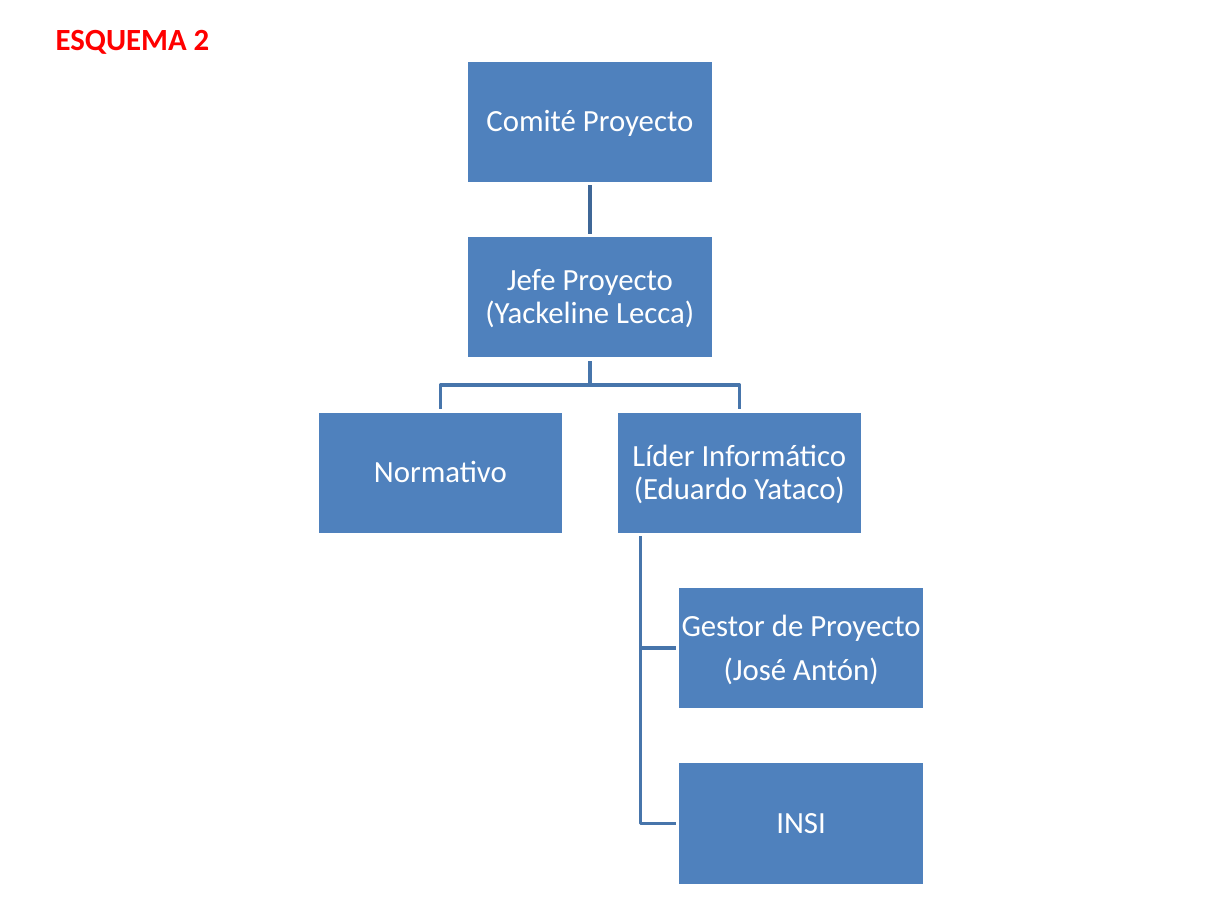
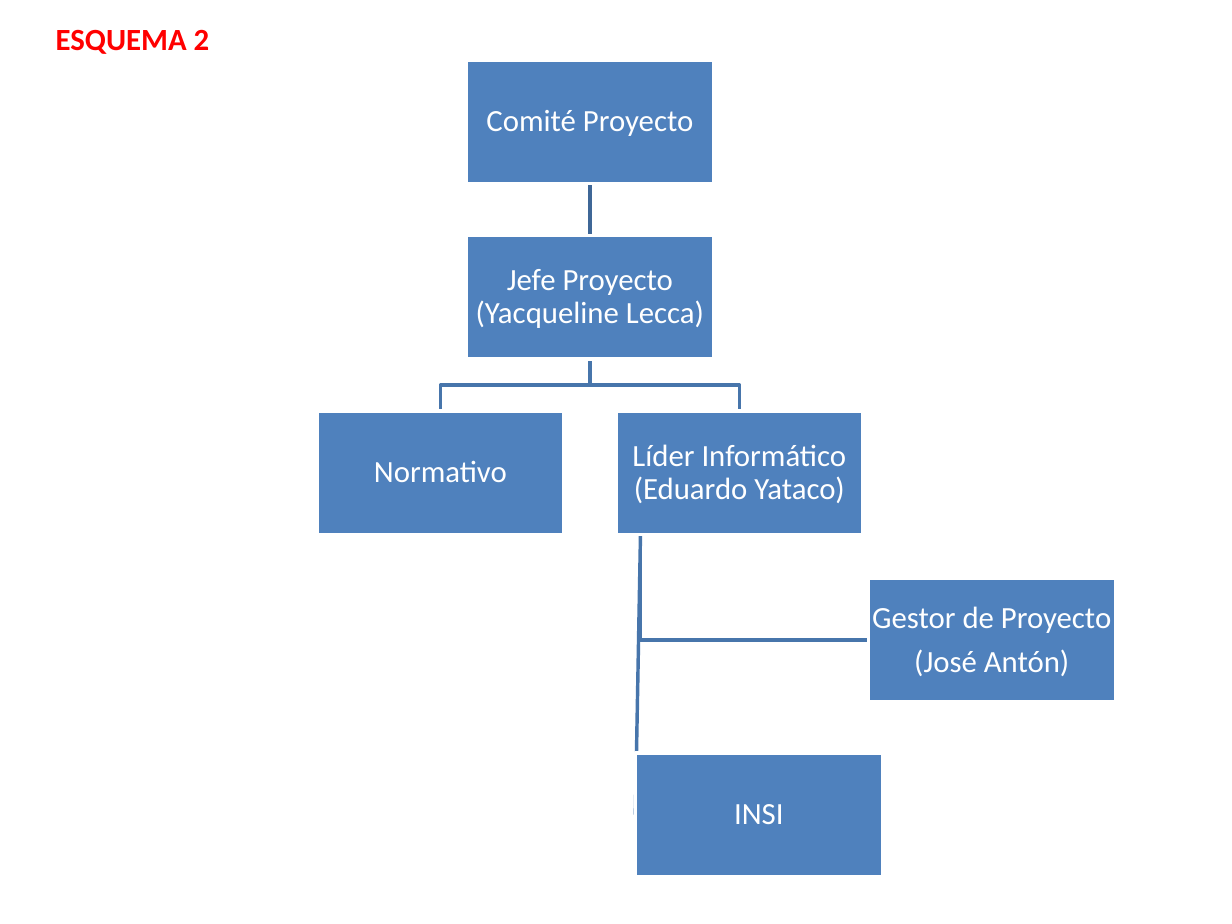
Before and after one commit to jantonnapa/managen, a slide deck: slide 1 of Estructura Organizacional - P2.pptx. Drawn at 1232x924 pixels with LibreOffice and Linux fonts; fonts in the diff are those of the drawing. Boxes give left, top, right and bottom in pixels: in the first picture for what was removed or moved away, otherwise in the second. Text is boxed around its words. In the diff, an @@ line names an element or a change of style, - is before the commit and + after.

```diff
--- a/Estructura Organizacional - P2.pptx
+++ b/Estructura Organizacional - P2.pptx
@@ text at box(476, 269, 704, 328): text changed @@
-Jefe Proyecto (Yackeline Lecca)
+Jefe Proyecto (Yacqueline Lecca)
@@ freeform shape: place and size @@
-freeform shape at box(641, 535, 678, 824)
+freeform shape at box(630, 535, 642, 816)
@@ freeform shape: place and size @@
-freeform shape at box(641, 535, 678, 648)
+freeform shape at box(641, 535, 869, 641)
@@ text "Gestor de Proyecto": place and size @@
-text "Gestor de Proyecto" at box(682, 614, 920, 684)
+text "Gestor de Proyecto" at box(872, 606, 1111, 676)
@@ rectangle: place and size @@
-rectangle at box(678, 586, 925, 710)
+rectangle at box(869, 578, 1116, 701)
@@ text "INSI": place and size @@
-text "INSI" at box(776, 813, 825, 833)
+text "INSI" at box(734, 804, 783, 824)
@@ rectangle: place and size @@
-rectangle at box(678, 761, 925, 885)
+rectangle at box(636, 753, 883, 876)
```
Also in this commit, not shown: 2 slides added, 2 other files.
